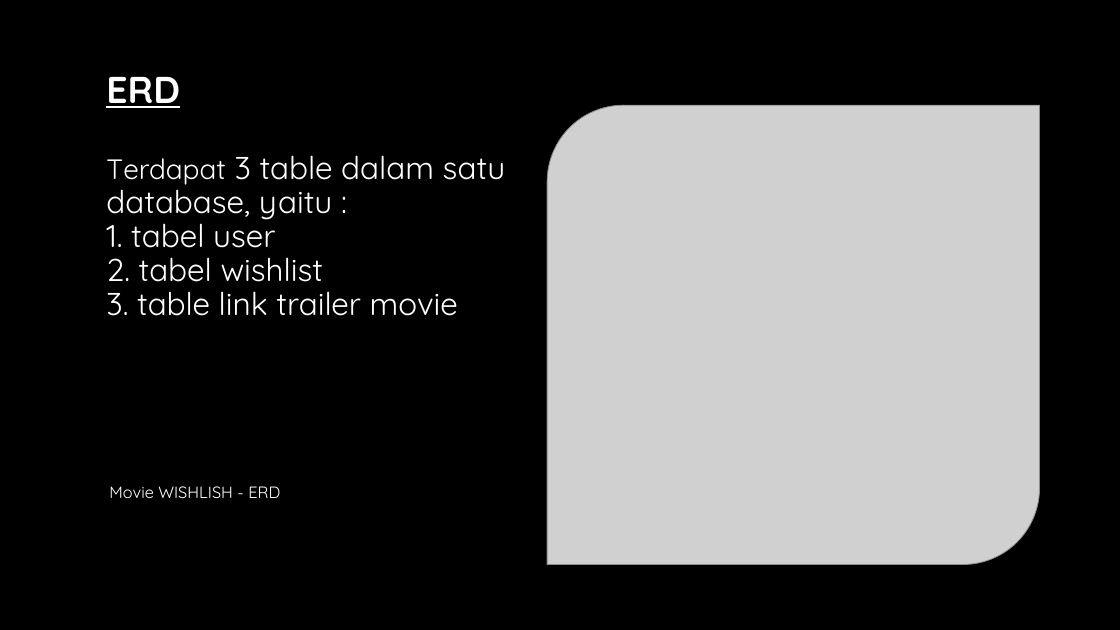
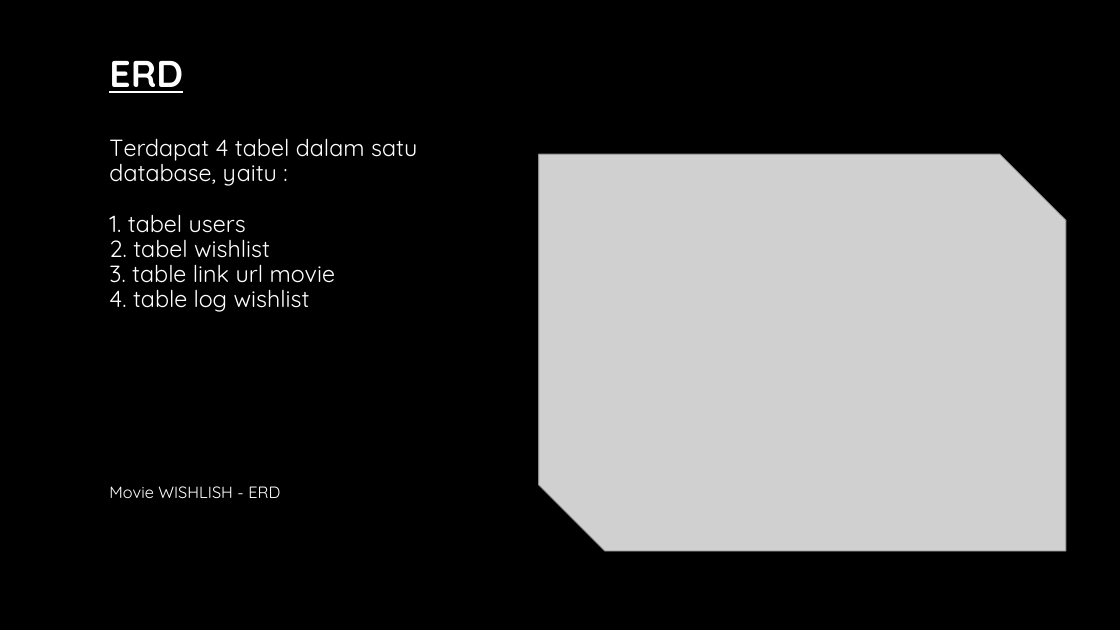
Before and after one commit to bk88collab/be-project, a slide deck: slide 4 of Presentasi/Movie Wishlist.pptx. Drawn at 1120x630 pixels with LibreOffice and Linux fonts; fonts in the diff are those of the drawing; grey boxes stand for pictures; background and template pictures are left out. Boxes give left, top, right and bottom in pixels: in the first picture for what was removed or moved away, otherwise in the second. Text is boxed around its words. In the diff, an @@ line names an element or a change of style, - is before the commit and + after.

Commit message:
add table users and link_url | 19082021

```diff
--- a/Presentasi/Movie Wishlist.pptx
+++ b/Presentasi/Movie Wishlist.pptx
@@ title at [109,61,417,312]: text changed; size 27 to 20 pt @@
-ERD
-Terdapat 3 table dalam satu database, yaitu :
-1. tabel user
-2. tabel wishlist
-3. table link trailer movie
+ERD
+Terdapat 4 tabel dalam satu database, yaitu :
+1. tabel users
+2. tabel wishlist
+3. table link url movie
+4. table log wishlist
@@ picture: place and size @@
-picture at [547,105,1039,565]
+picture at [539,154,1066,550]
```
Also in this commit, not shown: 3 other slides changed, 5 slides added, 15 other files.
